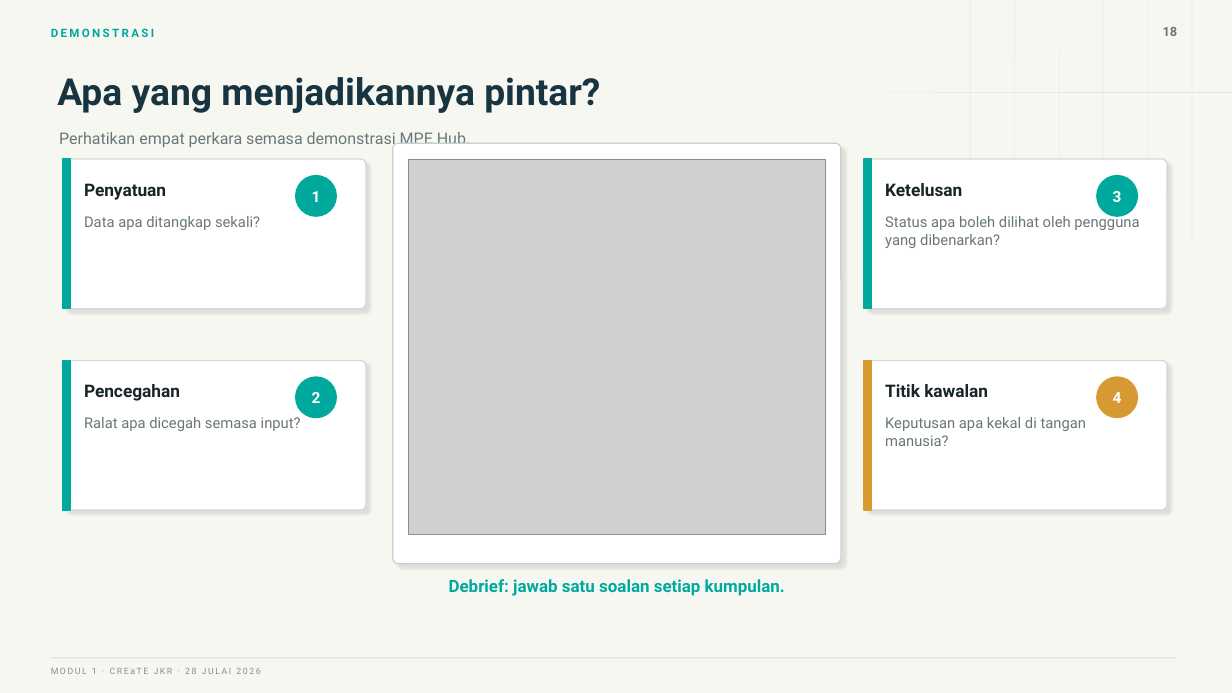
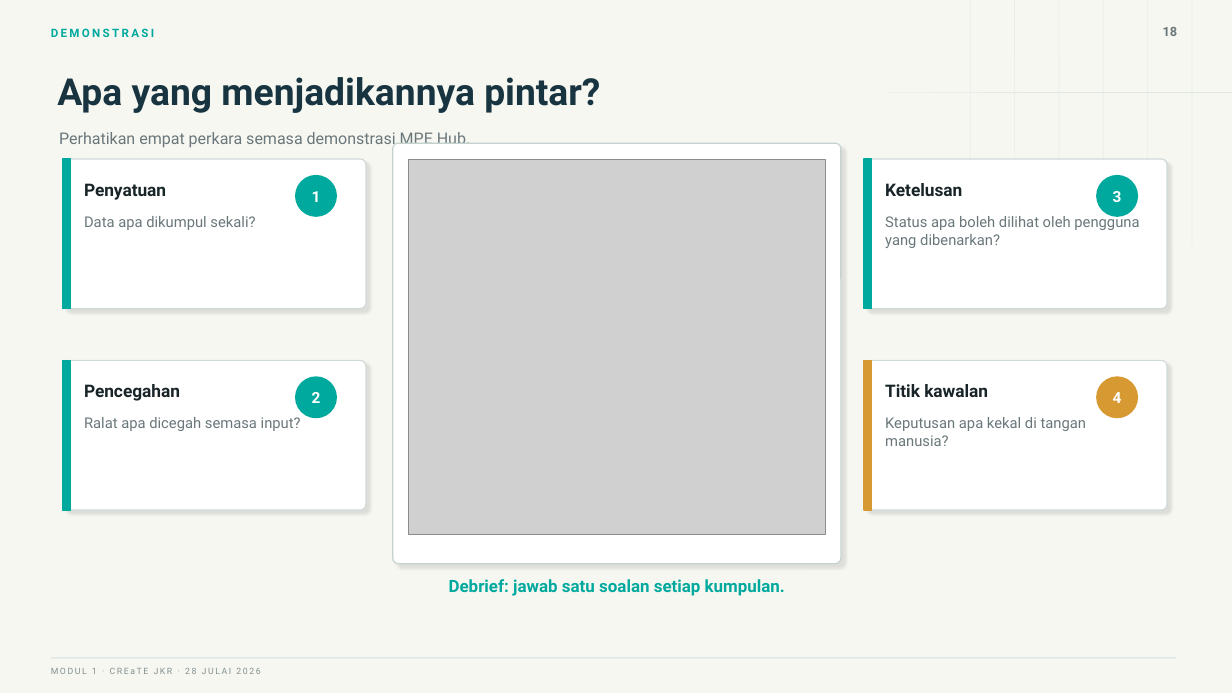
Before and after one commit to drMurtadha/jkr-create-mpe-training, a slide deck: slide 18 of Modul 1/slaid/Slaid-Modul-1-MPE.pptx. Drawn at 1232x693 pixels with LibreOffice and Linux fonts; fonts in the diff are those of the drawing; grey boxes stand for pictures. Boxes give left, top, right and bottom in pixels: in the first picture for what was removed or moved away, otherwise in the second. Text is boxed around its words. In the diff, an @@ line names an element or a change of style, - is before the commit and + after.

```diff
--- a/Modul 1/slaid/Slaid-Modul-1-MPE.pptx
+++ b/Modul 1/slaid/Slaid-Modul-1-MPE.pptx
@@ text at [84,216,255,230]: text changed @@
-Data apa ditangkap sekali?
+Data apa dikumpul sekali?
```
Also in this commit, not shown: 7 other slides changed, 52 other files.
